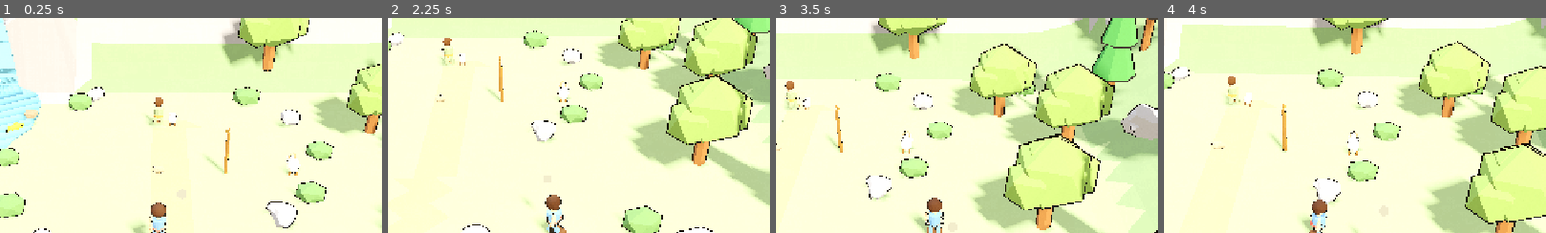
Above: before the commit, frames 1-4 (left to right).
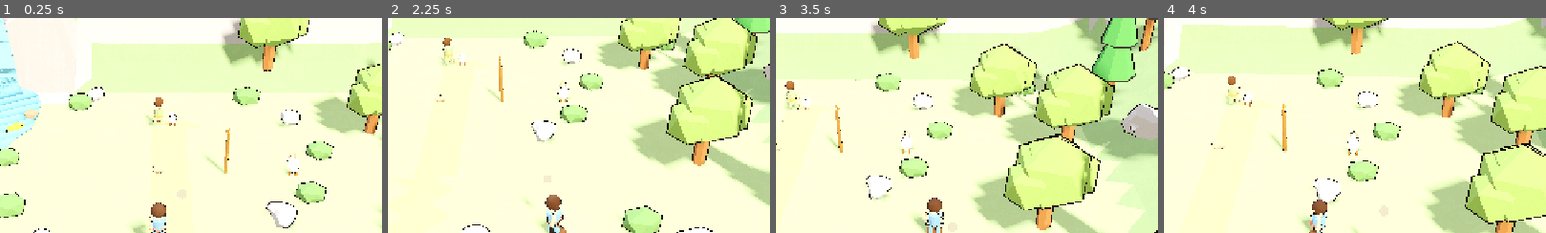
Above: after the commit, the same moments.

Repository: onesLeo/little-light
Game: Godot game, scene res://scenes/main.tscn
Same seed, same stepped clock (60 frames per second), same inputs: the game is played once before the commit and once after it.
Inputs:
- Up to frame 1 (0.25 s): no input
- Up to frame 2 (2.25 s): tap Space (ui_accept) at 0.5, 0.77, 1.52 s; hold D (move_right) 0.53-1.28 s; hold E (interact) 0.53-1.28 s; hold S (move_back) 1.28-2.03 s; tap Enter at 1.35 s; tap E (interact) at 2 s; hold D (move_right) from 2.03 s (still down); hold E (interact) from 2.03 s (still down)
- Up to frame 3 (3.5 s): release D (move_right) at 2.78 s; release E (interact) at 2.78 s; hold W (move_forward) from 2.78 s (still down); tap Enter at 2.85 s; tap Space (ui_accept) at 3.02 s
- Up to frame 4 (4 s): tap E (interact) at 3.5 s; release W (move_forward) at 3.53 s; hold A (move_left) from 3.53 s (still down); hold E (interact) from 3.53 s (still down); tap Space (ui_accept) at 3.77 s
The pictures show only the part of the screen within x 29-79%, y 4-54%; the shares and areas given below are measured in that part.

The runs differ from the first frame. In frame 1, less than 0.1% of the frame differs, in the area x 39-47%, y 40-95%; in frame 2, less than 0.1%; in frame 3, less than 0.1%; in frame 4, less than 0.1%, in the area x 17-43%, y 27-93%.

Commit message:
Fix the stacked-peg neck, warm up the default face, Walker faces David too
- Neck no longer reads as a separate part stacked on the torso: its base
  radius now tapers down from most of the shoulder/torso-top width
  instead of a third of it, and it's built with make_torso() (beveled)
  instead of limb() (sharp-edged) so both rims are softened. A sharp step
  from a wide flat torso top straight down to a narrow cylinder is what
  read as "stacked" — a gradual taper reads as a neck.
- Both characters' default mouth now has small raised corners (a gentle
  resting smile) instead of a flat oval, which was reading as a blank
  stare. Reuses the same soft_blob technique already proven on the rest
  of the face rather than risking new arc/curve geometry blind.
- chapter_director.gd: generalized _face_player() into _turn_to_face()
  and added _face_david(), so the Wonder-Walker now turns toward David at
  the same time David turns toward the player (Beat.MEET_DAVID_A) instead
  of only David turning. Rotates Player/Model specifically — the same
  node wonder_walker.gd yaws while moving, and only while can_move is
  true, so this can't fight player input while movement is disabled
  during the conversation.

Verified: chapter_director.gd still loads with no parse errors; both
characters' neck/smile in Godot (front view); Wonder-Walker's animated
walk pose still holds full hair coverage and the elbow bend (no
regression from the wider neck geometry).

Co-Authored-By: Claude Sonnet 5 <noreply@anthropic.com>
Claude-Session: https://claude.ai/code/session_01NcCiQC3rWTfA6yLStwYwKS

Diff:
--- a/scripts/chapter_director.gd
+++ b/scripts/chapter_director.gd
@@ -107,6 +107,11 @@
 
 		Beat.MEET_DAVID_A:
 			_set_player_move(false)
+			# Both turn to face each other — fire the Walker's turn without
+			# awaiting it (nothing downstream depends on his facing, unlike
+			# David's, which _place_closeup() reads), so they turn at the
+			# same time instead of one after the other.
+			_face_david(david_mentor)
 			await _face_player(david_mentor)
 			_cut_closeup(david_mentor)
 			_point_light(david_mentor)
@@ -321,31 +326,52 @@
 	if wonder_light and wonder_light.has_method("point_at"):
 		wonder_light.point_at(target)
 
-## Turns `target` to face the player on the spot, closest-direction first,
-## so David greets the Wonder-Walker face to face instead of the close-up
-## camera composing around whatever direction he was originally authored
-## facing. Yaw only — no head tilt, so he stays upright. Awaiting this
-## before cutting to the close-up matters: `_place_closeup()` reads the
-## target's *current* facing to compose the shot, so cutting mid-turn (or
-## before it starts) frames the wrong spot. The turn plays out on the wide
-## tabletop shot first, then the close-up cuts in already correctly framed.
-func _face_player(target: Node3D) -> void:
-	if not target or not player:
-		return
-	var to_player := player.global_position - target.global_position
-	to_player.y = 0.0
-	if to_player.length() < 0.01:
-		return
-	var start_rot := target.rotation
-	target.look_at(target.global_position + to_player, Vector3.UP)
-	var target_yaw := target.rotation.y
-	target.rotation = start_rot
+## Turns `mover` to face `target_pos` on the spot, closest-direction first.
+## Yaw only — no head/body tilt, so it stays upright.
+func _turn_to_face(mover: Node3D, target_pos: Vector3, duration: float = 0.6) -> void:
+	if not mover:
+		return
+	var to_target := target_pos - mover.global_position
+	to_target.y = 0.0
+	if to_target.length() < 0.01:
+		return
+	var start_rot := mover.rotation
+	mover.look_at(mover.global_position + to_target, Vector3.UP)
+	var target_yaw := mover.rotation.y
+	mover.rotation = start_rot
 	var delta := wrapf(target_yaw - start_rot.y, -PI, PI)
 	if absf(delta) < 0.01:
 		return
 	var tw := create_tween()
-	tw.tween_property(target, "rotation:y", start_rot.y + delta, 0.6).set_trans(Tween.TRANS_SINE).set_ease(Tween.EASE_OUT)
+	tw.tween_property(mover, "rotation:y", start_rot.y + delta, duration).set_trans(Tween.TRANS_SINE).set_ease(Tween.EASE_OUT)
 	await tw.finished
+
+## Turns David to face the player, so he greets the Wonder-Walker face to
+## face instead of the close-up camera composing around whatever direction
+## he was originally authored facing. Awaiting this before cutting to the
+## close-up matters: `_place_closeup()` reads the target's *current* facing
+## to compose the shot, so cutting mid-turn (or before it starts) frames
+## the wrong spot. The turn plays out on the wide tabletop shot first, then
+## the close-up cuts in already correctly framed.
+func _face_player(target: Node3D) -> void:
+	if not player:
+		return
+	await _turn_to_face(target, player.global_position)
+
+## Turns the Wonder-Walker to face David — the other half of "face to
+## face". Rotates `Player/Model` specifically, not the `Player`
+## CharacterBody3D root: that's the same node wonder_walker.gd yaws while
+## moving, and it only does so while `can_move` is true (see its early
+## return in `_physics_process`), so this never fights player input as
+## long as movement is disabled first — true throughout Meet David (see
+## `_set_player_move(false)` in Beat.MEET_DAVID_A).
+func _face_david(target: Node3D) -> void:
+	if not player:
+		return
+	var model := player.get_node_or_null("Model") as Node3D
+	if not model or not target:
+		return
+	await _turn_to_face(model, target.global_position)
 
 ## The chapter-complete moment: applause, a big confetti pop over the
 ## Wonder-Walker, the light celebrating, and a banner that pops in.
Binary file changed: assets/david_mentor_v9.glb
Binary file changed: assets/wonder_walker_v12.glb
Not shown, changed: art/blender/scripts/characters/generate_wonder_walker_v4.py
Not shown, changed: art/blender/scripts/props/generate_david_and_items_v3.py
